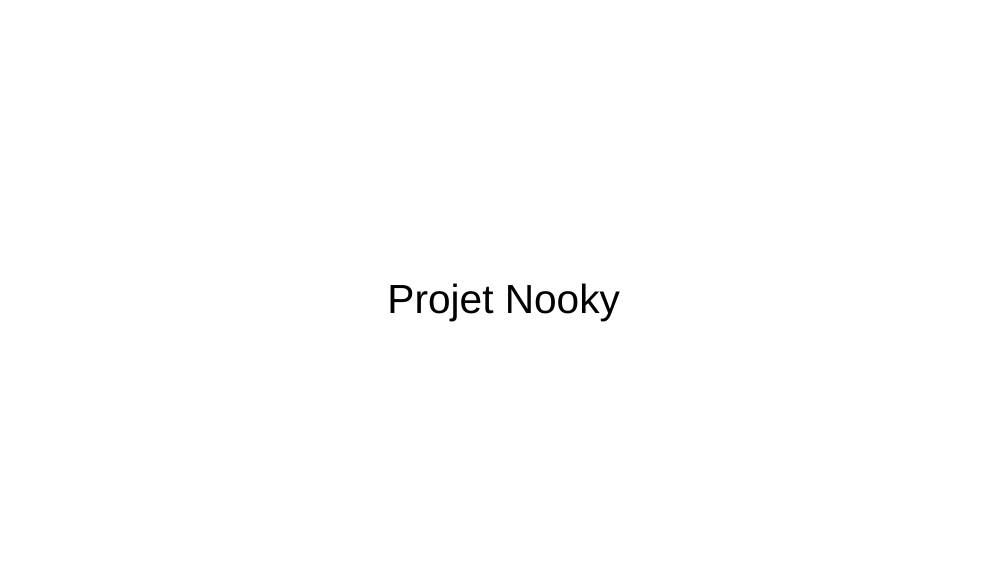
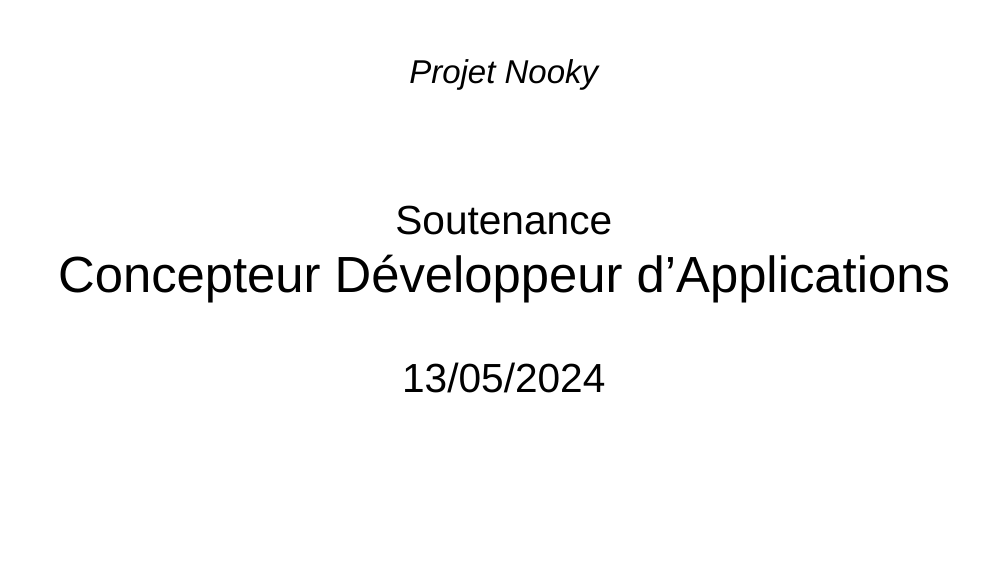
Before and after one commit to EmmaBroudic/Projet-Nooky, a slide deck: slide 1 of doc/Nooky3.odp. Drawn at 1008x567 pixels with LibreOffice and Linux fonts; fonts in the diff are those of the drawing. Boxes give left, top, right and bottom in pixels: in the first picture for what was removed or moved away, otherwise in the second. Text is boxed around its words. In the diff, an @@ line names an element or a change of style, - is before the commit and + after.

```diff
--- a/doc/Nooky3.odp
+++ b/doc/Nooky3.odp
@@ title "Projet Nooky": place and size @@
-title "Projet Nooky" at box(387, 283, 620, 320)
+title "Projet Nooky" at box(409, 59, 599, 89)
@@ title "Projet Nooky" at box(409, 59, 599, 89): size 32 to 26 pt, italic on @@
@@ subtitle added at box(58, 205, 950, 393), 40 pt, text #000000 @@
+Soutenance
+Concepteur Développeur d’Applications
+13/05/2024
```
Also in this commit, not shown: 12 other files.
